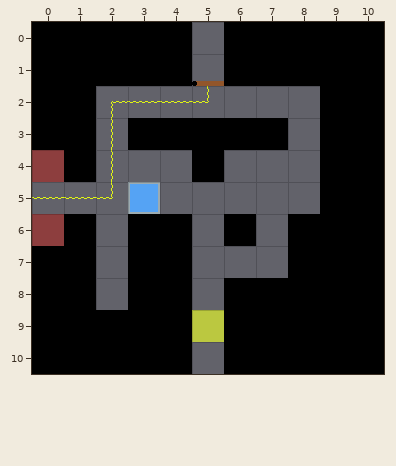
Two versions of a level (Tiled map (JSON), Assets/Level_Editor/TileMap/Room_38.tmj). Above is the file before it was changed.
Cells are 32x32 px. Shown: x 0..10, y 0..10.
After:
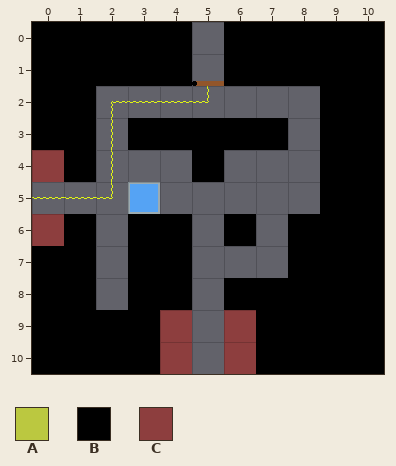
Key: from "tileSet": A 32, B 33, C 34.
_ is an empty cell.
Tiles replaced or removed in this view: A, B.
What changed:
Changed rows in their new state; . is an unchanged cell.
Layer "Blocks":
first column x 4:
 9 C_C
10 C.C
Changed places in both pictures, as pixel boxes (x1, y1, x2, y2):
changed: (160, 310, 256, 374)
